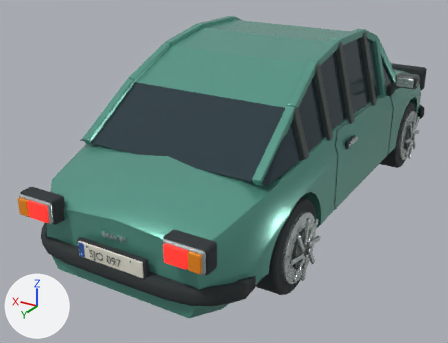
The glTF model vehicles/saab96.glb: old version first, new version second.
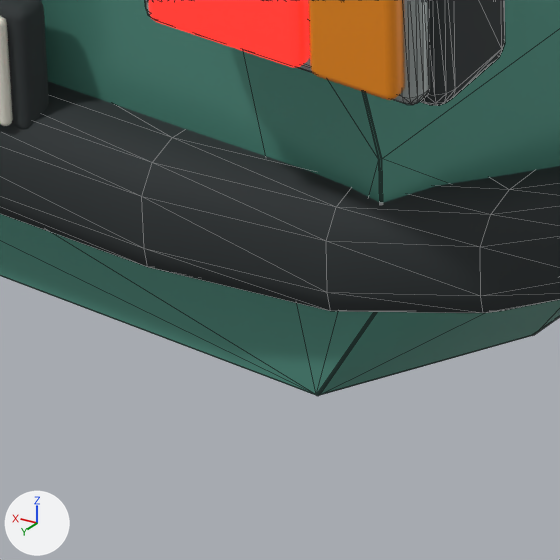
Each version is shown whole from a camera (50 mm lens) standing at (-2.156, 4.453, 2.34) and looking at (0.285, 0.384, 0.306), then close up on the part from 32% to 50% of the width and 76% to 100% of the height. Lighting does not change. The marker at lower left points along +X, +Y and +Z. The last two pictures show the newer version. The close-ups show mesh edges as thin lines. Where no turn or scale is listed for an object, it has been applied to the vertices.

The scene before the commit, as lines of its bpy script (objects in view):
```python
me_cube_073 = bpy.data.meshes.new('Cube.073')
me_cube_073.from_pydata(...)  # 96 vertices, 188 faces; spans x -0.142..0.142, y -0.052..0.052, z -0.082..0.082
me_cube_073.materials.append(mat_tire_rubber)  # dark grey #2c3234
me_cube_074 = bpy.data.meshes.new('Cube.074')
me_cube_074.from_pydata(...)  # 96 vertices, 188 faces; spans x -0.13..0.13, y -0.016..0.016, z -0.069..0.069
me_cube_074.materials.append(mat_brushed_equipment_metal)  # light grey #c4cdcb
me_cube_098 = bpy.data.meshes.new('Cube.098')
me_cube_098.from_pydata(...)  # 96 vertices, 188 faces; spans x -0.239..0.239, y -0.006..0.006, z -0.052..0.052
me_cube_098.materials.append(mat_ivory_002)  # white #f1efe1
ob_rear_combination_lamp_housing = bpy.data.objects.new('Rear combination lamp housing', me_cube_073)
ob_rear_combination_lamp_housing.location = (-0.538, 2.102, 0.657)
ob_rear_lamp_bezel = bpy.data.objects.new('Rear lamp bezel', me_cube_074)
ob_rear_lamp_bezel.location = (-0.538, 2.158, 0.657)
ob_saav_number_plate_001 = bpy.data.objects.new('Saav number plate.001', me_cube_098)
ob_saav_number_plate_001.location = (0.0, 2.135, 0.464)
# also in view: 'Painted bodyshell' at (0.0, 0.0, 0.595); 'Saav plate gasket.001' at (0.0, 2.114, 0.464); 'Ruby tail lens' at (-0.499, 2.18, 0.657); 'Rear indicator lens' at (-0.619, 2.18, 0.657); 'Saav wraparound bumper.001' at (0.0, 1.958, 0.364)
```
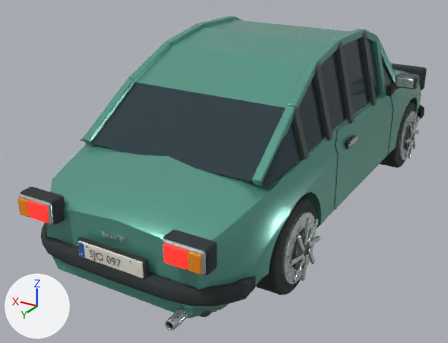
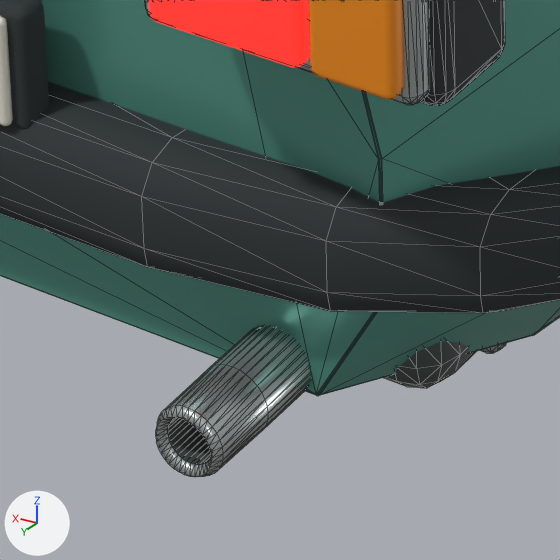
Changed parts and their boxes [x1, y1, x2, y2] in the close-ups (560 x 560 px):
```json
{"object": "Saav exhaust outlet", "change": "added", "after": [156, 326, 310, 477], "faces in mat_brushed_equipment_metal (light grey #c4cdcb)": [156, 326, 310, 477], "faces in mat_graphite_trim (dark grey #4d5755)": [168, 418, 211, 465]}
{"object": "Saav silencer", "change": "added", "after": [383, 341, 477, 388]}
{"object": "Saav silencer clamp", "change": "added", "after": [480, 343, 506, 353], "on screen": "mostly hidden"}
```

The change, as JSON lines over the scene's bpy script:
```json
{"op": "add", "block": "me_cube_095_1", "code": ["me_cube_095_1 = bpy.data.meshes.new('Cube.095')", "me_cube_095_1.from_pydata(...)  # 96 vertices, 188 faces; spans x -0.126..0.126, y -0.016..0.016, z -0.06..0.06", "me_cube_095_1.materials.append(mat_brushed_equipment_metal)  # light grey #c4cdcb"]}
{"op": "add", "block": "me_cube_094_1", "code": ["me_cube_094_1 = bpy.data.meshes.new('Cube.094')", "me_cube_094_1.from_pydata(...)  # 96 vertices, 188 faces; spans x -0.122..0.122, y -0.184..0.184, z -0.056..0.056", "me_cube_094_1.materials.append(mat_graphite_trim)  # dark grey #4d5755"]}
{"op": "add", "block": "me_saav_rolled_exhaust_pipe", "code": ["me_saav_rolled_exhaust_pipe = bpy.data.meshes.new('Saav rolled exhaust pipe')", "me_saav_rolled_exhaust_pipe.from_pydata(...)  # 192 vertices, 384 faces; spans x -0.494..-0.426, y 1.931..2.209, z 0.186..0.254", "# faces by material slot: [256, 128]", "me_saav_rolled_exhaust_pipe.materials.append(mat_brushed_equipment_metal)  # light grey #c4cdcb", "me_saav_rolled_exhaust_pipe.materials.append(mat_graphite_trim)  # dark grey #4d5755"]}
{"op": "add", "block": "ob_saav_silencer_clamp", "code": ["ob_saav_silencer_clamp = bpy.data.objects.new('Saav silencer clamp', me_cube_095_1)", "ob_saav_silencer_clamp.location = (-0.46, 1.912, 0.233)"]}
{"op": "add", "block": "ob_saav_silencer", "code": ["ob_saav_silencer = bpy.data.objects.new('Saav silencer', me_cube_094_1)", "ob_saav_silencer.location = (-0.46, 1.837, 0.229)"]}
{"op": "add", "block": "ob_saav_exhaust_outlet", "code": ["ob_saav_exhaust_outlet = bpy.data.objects.new('Saav exhaust outlet', me_saav_rolled_exhaust_pipe)", "ob_saav_exhaust_outlet.location = (0.0, 0.0, 0.0)"]}
```
